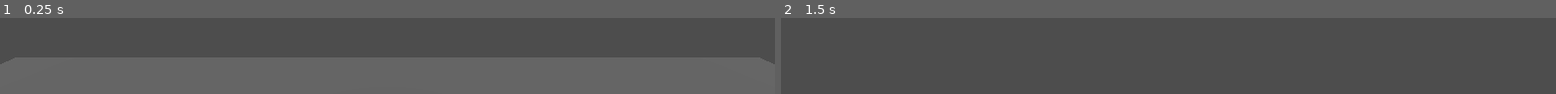
Above: before the commit, frames 1-2 (left to right).
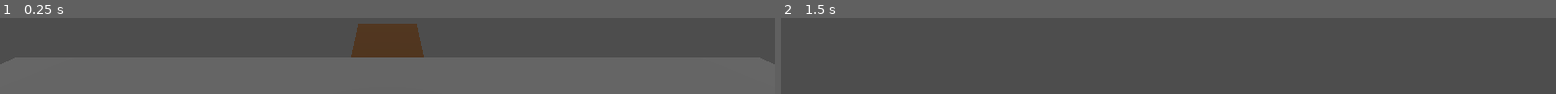
Above: after the commit, the same moments.

Repository: martin1890/DD1349-VT26-Projekt
Game: Godot game, scene res://room.tscn
The game is run twice, just before and just after one commit, with the same random seed, the same clock (stepped at 60 frames per second) and the same inputs. The project has no main scene, so this scene is started directly.
Inputs (mouse positions are in pixels of both pictures, inside the frame that each line leads up to):
- Up to frame 1 (0.25 s): no input
- Up to frame 2 (1.5 s): tap Enter (ui_accept) at 0.5, 0.77, 1.25 s; move the mouse to (outside the picture) at 0.52 s; hold G (climb) 0.53-1.28 s; hold Up (ui_up) from 0.53 s (still down); move the mouse to (outside the picture) at 1.27 s; tap E (interact) at 1.35 s

The runs differ from the first frame. In frame 1, 3.8% of the frame differs, in the area x 45-55%, y 7-52%; in frame 2, nothing differs.

Commit message:
Began creating arrows and arrow dispenser
Began creating arrows and arrow dispenser. Have created the models but the logic doesnt work.

Diff:
--- /dev/null
+++ b/DD1349-VT26-Projekt-main/room-generator/Rooms/RoomComponents/arrow.gd
@@ -0,0 +1,36 @@
+extends Area3D
+
+@export var speed: float = 25.0
+@export var lifetime: float = 3.0
+
+# The safety switch: arrows start turned off
+var is_flying: bool = false
+
+func _ready():
+	body_entered.connect(_on_body_entered)
+
+# This custom function will be called by the dispenser to launch the arrow
+func launch():
+	print("🚀 ", name, " received launch command! Moving now.")
+	is_flying = true
+
+	await get_tree().create_timer(lifetime).timeout
+	queue_free()
+
+func _physics_process(delta):
+	# Only move forward if the dispenser launched us
+	if is_flying:
+		global_position -= global_transform.basis.z * speed * delta
+
+func _on_body_entered(body):
+	# Ignore collisions if the arrow hasn't been fired yet
+	if not is_flying:
+		return
+
+	var is_player = body.is_in_group("player") or (body.owner and body.owner.is_in_group("player"))
+
+	if is_player:
+		print("🎯 OUCH! Steve took an arrow to the knee!")
+		queue_free()
+	elif not body.is_in_group("dispenser"):
+		queue_free()
--- /dev/null
+++ b/DD1349-VT26-Projekt-main/room-generator/Rooms/RoomComponents/arrow.tscn
@@ -0,0 +1,43 @@
+[gd_scene format=3 uid="uid://cebasscs4lhyx"]
+
+[ext_resource type="Script" uid="uid://dprnakuwrt234" path="res://Rooms/RoomComponents/arrow.gd" id="1_05l2v"]
+
+[sub_resource type="Gradient" id="Gradient_05l2v"]
+
+[sub_resource type="GradientTexture2D" id="GradientTexture2D_p4g8l"]
+gradient = SubResource("Gradient_05l2v")
+
+[sub_resource type="StandardMaterial3D" id="StandardMaterial3D_kwjy1"]
+albedo_texture = SubResource("GradientTexture2D_p4g8l")
+
+[sub_resource type="PrismMesh" id="PrismMesh_p4g8l"]
+material = SubResource("StandardMaterial3D_kwjy1")
+size = Vector3(0.04, 0.12, 0.02)
+
+[sub_resource type="StandardMaterial3D" id="StandardMaterial3D_ts5vo"]
+albedo_color = Color(0.30258563, 0.2183336, 0.038305316, 1)
+
+[sub_resource type="CylinderMesh" id="CylinderMesh_ts5vo"]
+material = SubResource("StandardMaterial3D_ts5vo")
+top_radius = 0.01
+bottom_radius = 0.01
+height = 0.4
+
+[sub_resource type="CylinderShape3D" id="CylinderShape3D_05l2v"]
+height = 0.4
+radius = 0.01
+
+[node name="Arrow" type="Area3D" unique_id=1214596210]
+script = ExtResource("1_05l2v")
+
+[node name="Arrow_tip" type="MeshInstance3D" parent="." unique_id=997690298]
+transform = Transform3D(1.9106853e-15, 4.3711385e-08, 1, 0.9999999, -4.3711385e-08, 0, 4.3711385e-08, 0.9999999, -4.371139e-08, 0, 0, 0.22086225)
+mesh = SubResource("PrismMesh_p4g8l")
+
+[node name="Arrow_body" type="MeshInstance3D" parent="." unique_id=1310275000]
+transform = Transform3D(1, 0, 0, 0, -4.371139e-08, -1, 0, 1, -4.371139e-08, 0, 0, 0)
+mesh = SubResource("CylinderMesh_ts5vo")
+
+[node name="CollisionShape3D" type="CollisionShape3D" parent="." unique_id=1776324155]
+transform = Transform3D(1, 0, 0, 0, -4.371139e-08, -1, 0, 1, -4.371139e-08, 0, 0, 0)
+shape = SubResource("CylinderShape3D_05l2v")
--- /dev/null
+++ b/DD1349-VT26-Projekt-main/room-generator/Rooms/RoomComponents/arrow_dispenser.gd
@@ -0,0 +1,19 @@
+extends Node3D
+
+@onready var arrows_container = $Arrows
+
+func _on_pressure_plate_activated(is_active: bool):
+	if is_active:
+		print("🏹 TRAP SPRUNG! Triggering fire_volley()...")
+		fire_volley()
+
+func fire_volley():
+	var child_count = arrows_container.get_child_count()
+	print("Dispenser checking container. Found ", child_count, " total child nodes.")
+
+	for arrow in arrows_container.get_children():
+		var has_script = arrow.has_method("launch")
+		print("-> Node Name: ", arrow.name, " | Attached to Arrow.gd script?: ", has_script)
+
+		if has_script:
+			arrow.launch()
--- /dev/null
+++ b/DD1349-VT26-Projekt-main/room-generator/Rooms/RoomComponents/arrow_dispenser.tscn
@@ -0,0 +1,65 @@
+[gd_scene format=3 uid="uid://cl8nqbkqjcvvo"]
+
+[ext_resource type="Script" uid="uid://k5x8yxwysjlx" path="res://Rooms/RoomComponents/arrow_dispenser.gd" id="1_y4hgs"]
+
+[sub_resource type="StandardMaterial3D" id="StandardMaterial3D_mhj33"]
+albedo_color = Color(0.35406274, 0.3540629, 0.35406286, 1)
+
+[sub_resource type="BoxMesh" id="BoxMesh_y4hgs"]
+material = SubResource("StandardMaterial3D_mhj33")
+size = Vector3(1, 0.5, 1)
+
+[sub_resource type="StandardMaterial3D" id="StandardMaterial3D_roq08"]
+albedo_color = Color(0, 0, 0, 1)
+
+[sub_resource type="CylinderMesh" id="CylinderMesh_ajhax"]
+material = SubResource("StandardMaterial3D_roq08")
+top_radius = 0.1
+bottom_radius = 0.1
+height = 0.5
+
+[node name="Arrow_dispenser" type="Node3D" unique_id=1357494638]
+transform = Transform3D(1, 0, 0, 0, -4.371139e-08, 1, 0, -1, -4.371139e-08, 0, 0, 0)
+script = ExtResource("1_y4hgs")
+
+[node name="MeshInstance3D" type="MeshInstance3D" parent="." unique_id=76100037]
+mesh = SubResource("BoxMesh_y4hgs")
+
+[node name="Arrow_holes" type="Node3D" parent="." unique_id=1433701719]
+transform = Transform3D(1, 0, 0, 0, 1, 0, 0, 0, 1, 0, 0.9120536, 0)
+
+[node name="MeshInstance3D" type="MeshInstance3D" parent="Arrow_holes" unique_id=1452132314]
+transform = Transform3D(1, 0, 0, 0, 1, 0, 0, 0, 1, 0, -0.91, 0)
+mesh = SubResource("CylinderMesh_ajhax")
+
+[node name="MeshInstance3D2" type="MeshInstance3D" parent="Arrow_holes" unique_id=1314479827]
+transform = Transform3D(1, 0, 0, 0, 1, 0, 0, 0, 1, 0, -0.91, 0.3)
+mesh = SubResource("CylinderMesh_ajhax")
+
+[node name="MeshInstance3D3" type="MeshInstance3D" parent="Arrow_holes" unique_id=334368527]
+transform = Transform3D(1, 0, 0, 0, 1, 0, 0, 0, 1, 0, -0.91, -0.3)
+mesh = SubResource("CylinderMesh_ajhax")
+
+[node name="MeshInstance3D4" type="MeshInstance3D" parent="Arrow_holes" unique_id=498074650]
+transform = Transform3D(1, 0, 0, 0, 1, 0, 0, 0, 1, -0.3, -0.91, 0.3)
+mesh = SubResource("CylinderMesh_ajhax")
+
+[node name="MeshInstance3D5" type="MeshInstance3D" parent="Arrow_holes" unique_id=586405675]
+transform = Transform3D(1, 0, 0, 0, 1, 0, 0, 0, 1, -0.3, -0.91, -0.3)
+mesh = SubResource("CylinderMesh_ajhax")
+
+[node name="MeshInstance3D6" type="MeshInstance3D" parent="Arrow_holes" unique_id=845250266]
+transform = Transform3D(1, 0, 0, 0, 1, 0, 0, 0, 1, 0.3, -0.91, -0.3)
+mesh = SubResource("CylinderMesh_ajhax")
+
+[node name="MeshInstance3D7" type="MeshInstance3D" parent="Arrow_holes" unique_id=832272861]
+transform = Transform3D(1, 0, 0, 0, 1, 0, 0, 0, 1, -0.3, -0.91, 0)
+mesh = SubResource("CylinderMesh_ajhax")
+
+[node name="MeshInstance3D8" type="MeshInstance3D" parent="Arrow_holes" unique_id=2144064446]
+transform = Transform3D(1, 0, 0, 0, 1, 0, 0, 0, 1, 0.3, -0.91, 0)
+mesh = SubResource("CylinderMesh_ajhax")
+
+[node name="MeshInstance3D9" type="MeshInstance3D" parent="Arrow_holes" unique_id=1187957357]
+transform = Transform3D(1, 0, 0, 0, 1, 0, 0, 0, 1, 0.3, -0.91, 0.3)
+mesh = SubResource("CylinderMesh_ajhax")
--- a/DD1349-VT26-Projekt-main/room-generator/Rooms/RoomComponents/button.tscn
+++ b/DD1349-VT26-Projekt-main/room-generator/Rooms/RoomComponents/button.tscn
@@ -7,8 +7,10 @@
 
 [sub_resource type="BoxMesh" id="BoxMesh_bcws6"]
 material = SubResource("StandardMaterial3D_rq7r5")
+size = Vector3(0.1, 0.5, 1)
 
 [sub_resource type="BoxShape3D" id="BoxShape3D_rq7r5"]
+size = Vector3(0.1, 0.5, 1)
 
 [node name="Button" type="StaticBody3D" unique_id=1624754901]
 collision_layer = 3
--- a/DD1349-VT26-Projekt-main/room-generator/Rooms/RoomComponents/pressure_plate.gd
+++ b/DD1349-VT26-Projekt-main/room-generator/Rooms/RoomComponents/pressure_plate.gd
@@ -19,7 +19,7 @@
 	var is_player = body.is_in_group("player") or (body.owner and body.owner.is_in_group("player"))
 
 	if is_player:
-		print("PLAYER DETECTED - Sinking Plate")
+		print("PLAYER DETECTED")
 		animate_plate(original_y - sink_distance)
 		plate_activated.emit(true)
 	else:
@@ -31,7 +31,7 @@
 	var is_player = body.is_in_group("player") or (body.owner and body.owner.is_in_group("player"))
 
 	if is_player:
-		print("PLAYER LEFT - Raising Plate")
+		print("PLAYER LEFT")
 		animate_plate(original_y)
 		plate_activated.emit(false)
 # THE CUSTOM FUNCTION
--- /dev/null
+++ b/DD1349-VT26-Projekt-main/room-generator/room.gd
@@ -0,0 +1,20 @@
+extends Node3D
+
+func _ready():
+	# SYSTEM 1: The Lift System
+	# Grabs the plate hidden inside the Lift node
+	if has_node("Lift") and has_node("Lift/pressure_plate"):
+		var lift_plate = $Lift/pressure_plate
+		lift_plate.plate_activated.connect($Lift._on_pressure_plate_activated)
+		print("✅ SYSTEM 1: Lift Plate connected to Lift.")
+	else:
+		print("❌ SYSTEM 1 ERROR: Can't find Lift or Lift/pressure_plate")
+
+	# SYSTEM 2: The Arrow Trap System
+	# Grabs the standalone plate on the floor and wires it to the dispenser
+	if has_node("pressure_plate_arrows") and has_node("Arrow_dispenser"):
+		var trap_plate = $pressure_plate_arrows
+		trap_plate.plate_activated.connect($Arrow_dispenser._on_pressure_plate_activated)
+		print("✅ SYSTEM 2: Trap Plate connected to Arrow Dispenser.")
+	else:
+		print("❌ SYSTEM 2 ERROR: Can't find 'trap_pressure_plate' or 'ArrowDispenser'. Check your spelling!")
--- a/DD1349-VT26-Projekt-main/room-generator/room.tscn
+++ b/DD1349-VT26-Projekt-main/room-generator/room.tscn
@@ -1,12 +1,16 @@
 [gd_scene format=3 uid="uid://b2pnwksup5ry1"]
 
 [ext_resource type="PackedScene" uid="uid://bpf4n1xy86spf" path="res://Rooms/RoomComponents/steve.tscn" id="1_88gup"]
+[ext_resource type="Script" uid="uid://cm71dvoixs32e" path="res://room.gd" id="1_mb7s7"]
 [ext_resource type="Script" uid="uid://blrqdogyy8xya" path="res://camera_3d.gd" id="3_4o3f6"]
 [ext_resource type="PackedScene" uid="uid://br6f8taa1kg73" path="res://Rooms/RoomComponents/trapdoor.tscn" id="3_v5vuv"]
 [ext_resource type="PackedScene" uid="uid://8clc6sphlcs1" path="res://Rooms/RoomComponents/button.tscn" id="4_v5vuv"]
 [ext_resource type="PackedScene" uid="uid://u06rejolblad" path="res://Rooms/RoomComponents/climb_wall.tscn" id="5_ka7wq"]
 [ext_resource type="PackedScene" uid="uid://c8kntgkqwcvm7" path="res://Rooms/RoomComponents/pressure_plate.tscn" id="6_x5k2b"]
 [ext_resource type="PackedScene" uid="uid://ch3htm2r0pvv4" path="res://Rooms/RoomComponents/lift.tscn" id="8_42v8c"]
+[ext_resource type="PackedScene" uid="uid://cebasscs4lhyx" path="res://Rooms/RoomComponents/arrow.tscn" id="8_mb7s7"]
+[ext_resource type="PackedScene" uid="uid://cl8nqbkqjcvvo" path="res://Rooms/RoomComponents/arrow_dispenser.tscn" id="9_xorjj"]
+[ext_resource type="PackedScene" uid="uid://bmw5fq6kvn804" path="res://Rooms/RoomComponents/pillar_with_rotating_bridge.tscn" id="11_xorjj"]
 
 [sub_resource type="BoxShape3D" id="BoxShape3D_bisa2"]
 size = Vector3(10, 1, 10)
@@ -15,6 +19,7 @@
 size = Vector3(10, 1, 10)
 
 [node name="Node3D" type="Node3D" unique_id=1869561359]
+script = ExtResource("1_mb7s7")
 
 [node name="Steve" parent="." unique_id=253008683 instance=ExtResource("1_88gup")]
 transform = Transform3D(1, 0, 0, 0, 1, 0, 0, 0, 1, 0, 0, -1.1433656)
@@ -37,21 +42,17 @@
 
 [node name="trapdoor_hinge_step_on" parent="." unique_id=1994545824 instance=ExtResource("3_v5vuv")]
 transform = Transform3D(1, 0, 0, 0, 1, 0, 0, 0, 1, 0, -0.7564249, -5.051187)
-visible = false
 is_step_activated = true
 
 [node name="trapdoor_hinge_button" parent="." unique_id=1042637895 node_paths=PackedStringArray("button") instance=ExtResource("3_v5vuv")]
 transform = Transform3D(1, 0, 0, 0, 1, 0, 0, 0, 1, 3.77113, 16.795485, 0)
-visible = false
 button = NodePath("../Button")
 
 [node name="Button" parent="." unique_id=1624754901 instance=ExtResource("4_v5vuv")]
 transform = Transform3D(1, 0, 0, 0, 1, 0, 0, 0, 1, 2.059358, 11.911932, 0)
-visible = false
 
 [node name="Climb_wall" parent="." unique_id=88695029 instance=ExtResource("5_ka7wq")]
-transform = Transform3D(1, 0, 0, 0, 1, 0, 0, 0, 1, -4.0662174, 0, 0)
-visible = false
+transform = Transform3D(1, 0, 0, 0, 1, 0, 0, 0, 1, 2.1494207, 0, 12.242304)
 
 [node name="Lift" parent="." unique_id=83085735 instance=ExtResource("8_42v8c")]
 transform = Transform3D(1, 0, 0, 0, 1, 0, 0, 0, 1, 8.029341, -1.9950051, 0)
@@ -59,4 +60,46 @@
 [node name="pressure_plate" parent="Lift" unique_id=1451941856 instance=ExtResource("6_x5k2b")]
 transform = Transform3D(1, 0, 0, 0, 1, 0, 0, 0, 1, -0.0004892349, 0.20184147, 0)
 
+[node name="Arrow_dispenser" parent="." unique_id=1357494638 instance=ExtResource("9_xorjj")]
+transform = Transform3D(-0.99996954, 0.0078014852, 3.4101375e-10, 0, -4.371139e-08, 1, 0.0078014852, 0.99996954, 4.3710056e-08, -3.5798135, 0.65257597, 0)
+
+[node name="pressure_plate_arrows" parent="Arrow_dispenser" unique_id=1639363926 instance=ExtResource("6_x5k2b")]
+transform = Transform3D(1, 0, 0, 0, -4.371139e-08, -1, 0, 1, -4.371139e-08, -8.916307e-08, 2.0398126, -1.1350836)
+
+[node name="Arrows" type="Node3D" parent="Arrow_dispenser" unique_id=657415285]
+transform = Transform3D(-4.371139e-08, 0, 1, 1, -4.371139e-08, 4.371139e-08, 4.371139e-08, 1, 1.9106855e-15, -2.7019925, 3.5798135, -5.223728)
+
+[node name="Arrow" parent="Arrow_dispenser/Arrows" unique_id=395305847 instance=ExtResource("8_mb7s7")]
+transform = Transform3D(-4.371139e-08, 0, 1, 0, 1, 0, -1, 0, -4.371139e-08, -3.6124327, 5.5307612, 2.39334)
+
+[node name="Arrow2" parent="Arrow_dispenser/Arrows" unique_id=1406118456 instance=ExtResource("8_mb7s7")]
+transform = Transform3D(-4.3711385e-08, 0, 0.99999994, 0, 1, 0, -0.99999994, 0, -4.3711385e-08, -3.6361203, 5.223, 2.393)
+
+[node name="Arrow3" parent="Arrow_dispenser/Arrows" unique_id=1685043846 instance=ExtResource("8_mb7s7")]
+transform = Transform3D(-4.371139e-08, 0, 1, 0, 1, 0, -1, 0, -4.371139e-08, -3.642952, 4.910082, 2.4038439)
+
+[node name="Arrow4" parent="Arrow_dispenser/Arrows" unique_id=1608354957 instance=ExtResource("8_mb7s7")]
+transform = Transform3D(-4.371139e-08, 0, 1, 0, 1, 0, -1, 0, -4.371139e-08, -3.6345158, 5.549405, 2.6777768)
+
+[node name="Arrow5" parent="Arrow_dispenser/Arrows" unique_id=416191703 instance=ExtResource("8_mb7s7")]
+transform = Transform3D(-4.371139e-08, 0, 1, 0, 1, 0, -1, 0, -4.371139e-08, -3.649733, 5.2241826, 2.6798828)
+
+[node name="Arrow6" parent="Arrow_dispenser/Arrows" unique_id=1593724544 instance=ExtResource("8_mb7s7")]
+transform = Transform3D(-4.371139e-08, 0, 1, 0, 1, 0, -1, 0, -4.371139e-08, -3.649966, 4.952946, 2.6976423)
+
+[node name="Arrow7" parent="Arrow_dispenser/Arrows" unique_id=702303268 instance=ExtResource("8_mb7s7")]
+transform = Transform3D(-4.371139e-08, 0, 1, 0, 1, 0, -1, 0, -4.371139e-08, -3.7237048, 5.5162683, 3.0045762)
+
+[node name="Arrow8" parent="Arrow_dispenser/Arrows" unique_id=1288024938 instance=ExtResource("8_mb7s7")]
+transform = Transform3D(-4.371139e-08, 0, 1, 0, 1, 0, -1, 0, -4.371139e-08, -3.7218664, 5.2236047, 2.994221)
+
+[node name="Arrow9" parent="Arrow_dispenser/Arrows" unique_id=2136709272 instance=ExtResource("8_mb7s7")]
+transform = Transform3D(-4.371139e-08, 0, 1, 0, 1, 0, -1, 0, -4.371139e-08, -3.6213899, 4.945602, 2.977475)
+
+[node name="Arrow" parent="." unique_id=1214596210 instance=ExtResource("8_mb7s7")]
+transform = Transform3D(-4.371139e-08, 0, -1, 0, 1, 0, 1, 0, -4.371139e-08, -3.3291774, 0.80952036, 0.5373604)
+
+[node name="pillar_base" parent="." unique_id=1871255208 instance=ExtResource("11_xorjj")]
+transform = Transform3D(1, 0, 0, 0, 1, 0, 0, 0, 1, 37.846283, 0, 0)
+
 [connection signal="plate_activated" from="Lift/pressure_plate" to="Lift" method="_on_pressure_plate_activated"]
Not shown, added: DD1349-VT26-Projekt-main/room-generator/Rooms/RoomComponents/arrow.gd.uid
Not shown, added: DD1349-VT26-Projekt-main/room-generator/Rooms/RoomComponents/arrow_dispenser.gd.uid
Not shown, added: DD1349-VT26-Projekt-main/room-generator/room.gd.uid
